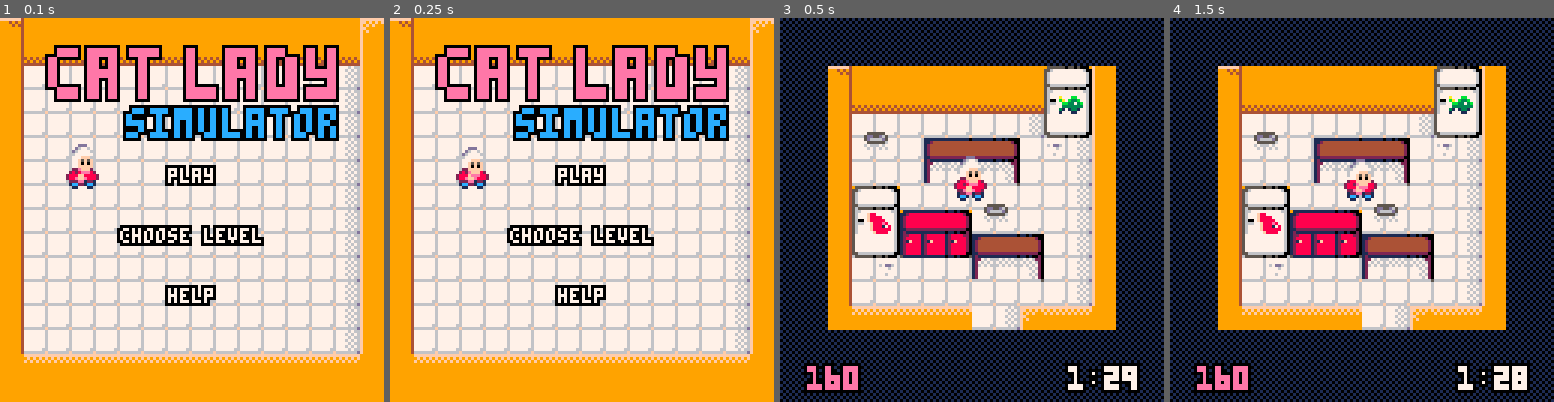
Above: before the commit, frames 1-4 (left to right).
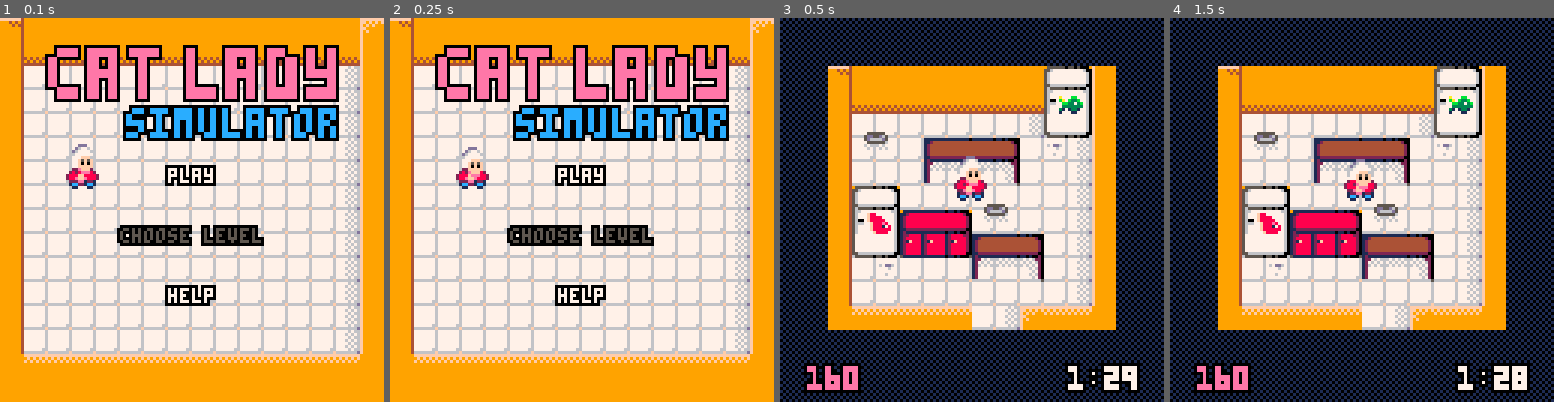
Above: after the commit, the same moments.

Repository: escargames/Cat-Lady-Simulator
Game: PICO-8 cartridge catlady.p8
Two runs of this game, one before a commit and one after it. Both use one fixed random seed, a clock stepped at 60 frames per second and the inputs below.
Inputs:
- Up to frame 1 (0.1 s): no input
- Up to frame 2 (0.25 s): no input
- Up to frame 3 (0.5 s): tap O (Z key) at 0.33 s
- Up to frame 4 (1.5 s): tap O (Z key) at 0.7, 1.43 s; tap X (X key) at 1.07 s

The runs differ from the first frame. In frame 1, 0.6% of the frame differs, in the area x 31-68%, y 54-59%; in frame 2, 0.6%; in frame 3, nothing differs; in frame 4, nothing differs.

Commit message:
chooselevel display

Diff:
--- a/catlady.p8
+++ b/catlady.p8
@@ -662,7 +662,11 @@
     cosprint("lady", 62, 10, 20, 14)
     cosprint("simulator", 42, 30, 12, 12)
     cprint("play", 50, 7)
-    cprint("choose level", 70, 7)
+    if levelsaved == 0 then
+        cprint("choose level", 70, 5)
+    else
+        cprint("choose level", 70, 7)
+    end
     if grandmapos == 2 and levelsaved != 0 then
         cprint("help", 95, 7)
     else
